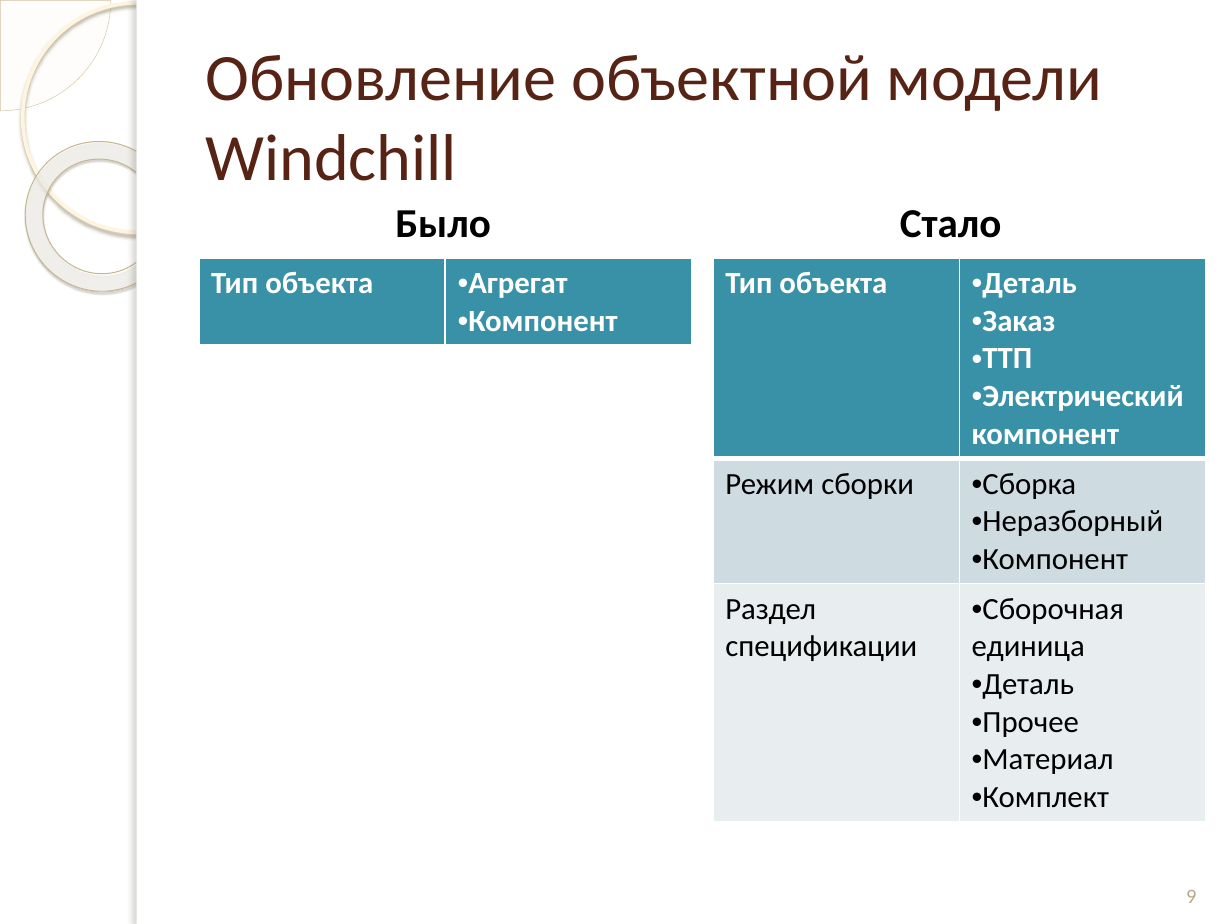
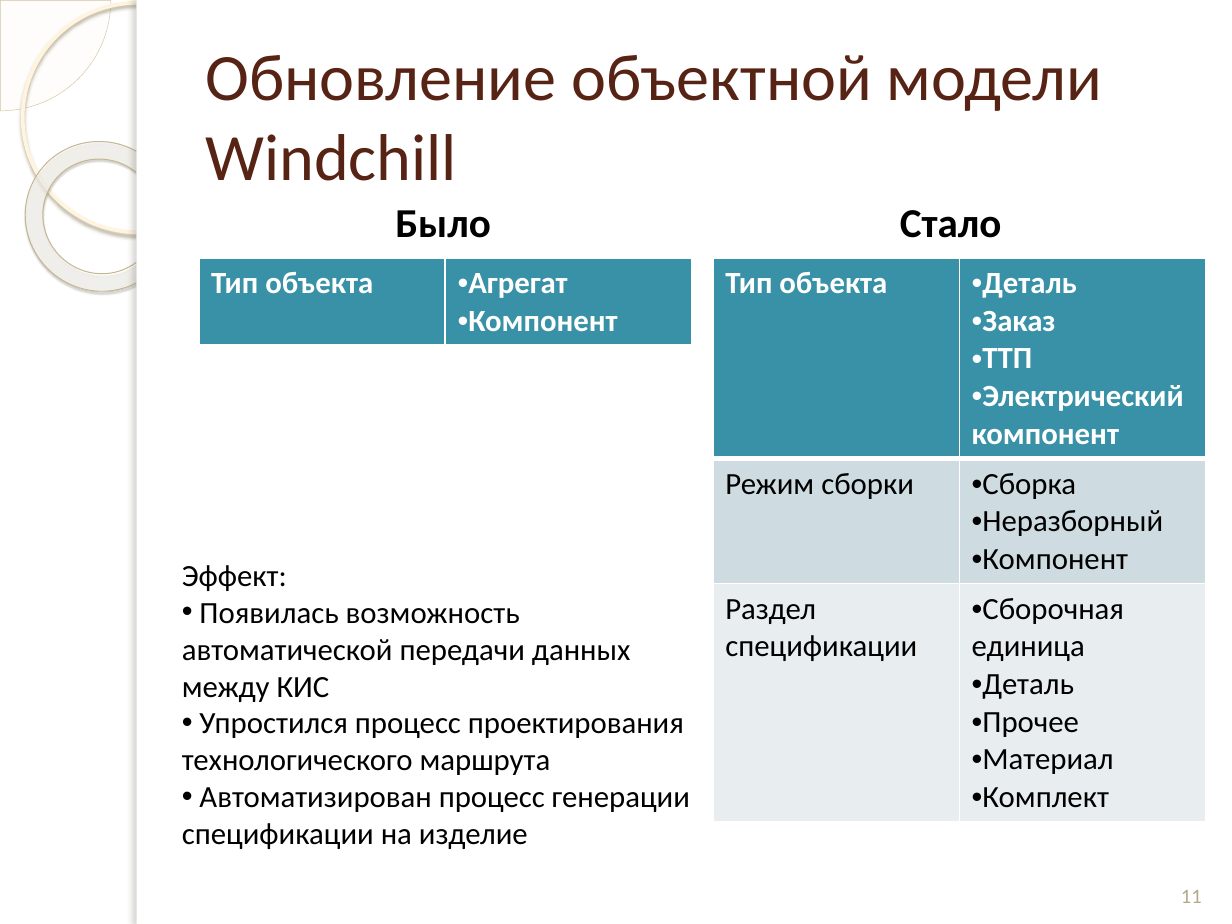
Before and after one commit to andreytemn/university, a slide deck: slide 11 of diplom/Темников раздатки к диплому.pptx (slide 9 before the commit). Drawn at 1232x924 pixels with LibreOffice and Linux fonts; fonts in the diff are those of the drawing; background and template pictures are left out. Boxes give left, top, right and bottom in pixels: in the first picture for what was removed or moved away, otherwise in the second. Text is boxed around its words. In the diff, an @@ line names an element or a change of style, - is before the commit and + after.

```diff
--- a/diplom/Темников раздатки к диплому.pptx
+++ b/diplom/Темников раздатки к диплому.pptx
@@ text added at box(182, 565, 690, 849), 18 pt, text #000000 @@
+Эффект:
+• Появилась возможность автоматической передачи данных между КИС
+• Упростился процесс проектирования технологического маршрута
+• Автоматизирован процесс генерации спецификации на изделие
@@ page number at box(1181, 890, 1202, 903): text changed @@
-9
+11
```
Also in this commit, not shown: 8 other slides changed, 3 slides added, 59 other files.
